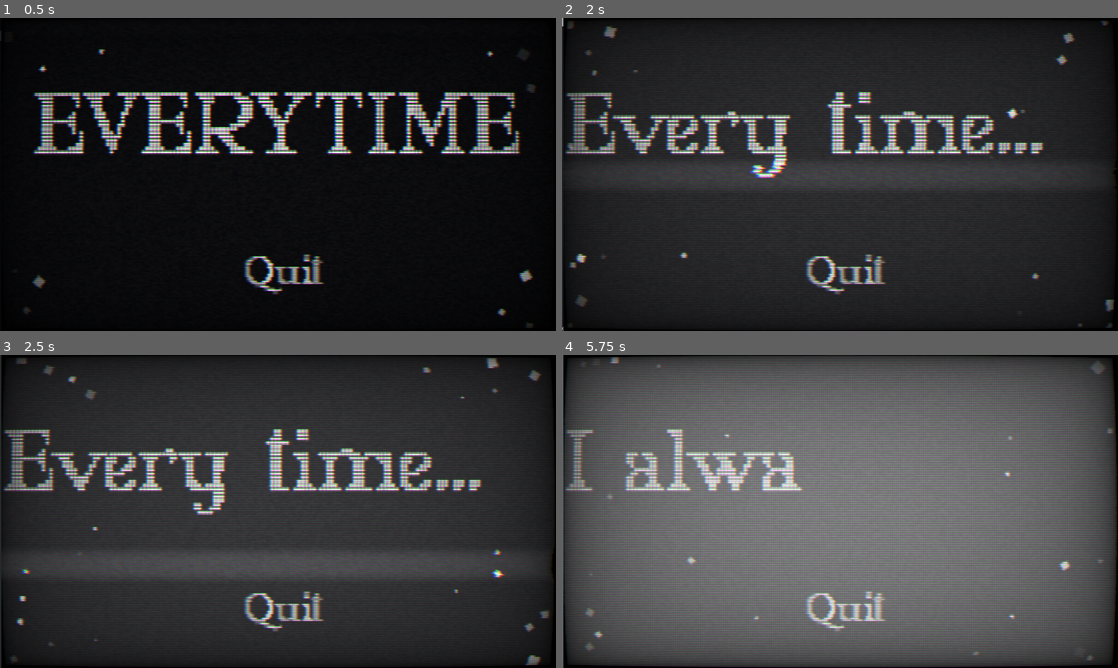
Above: before the commit, frames 1-4 (two rows, left to right).
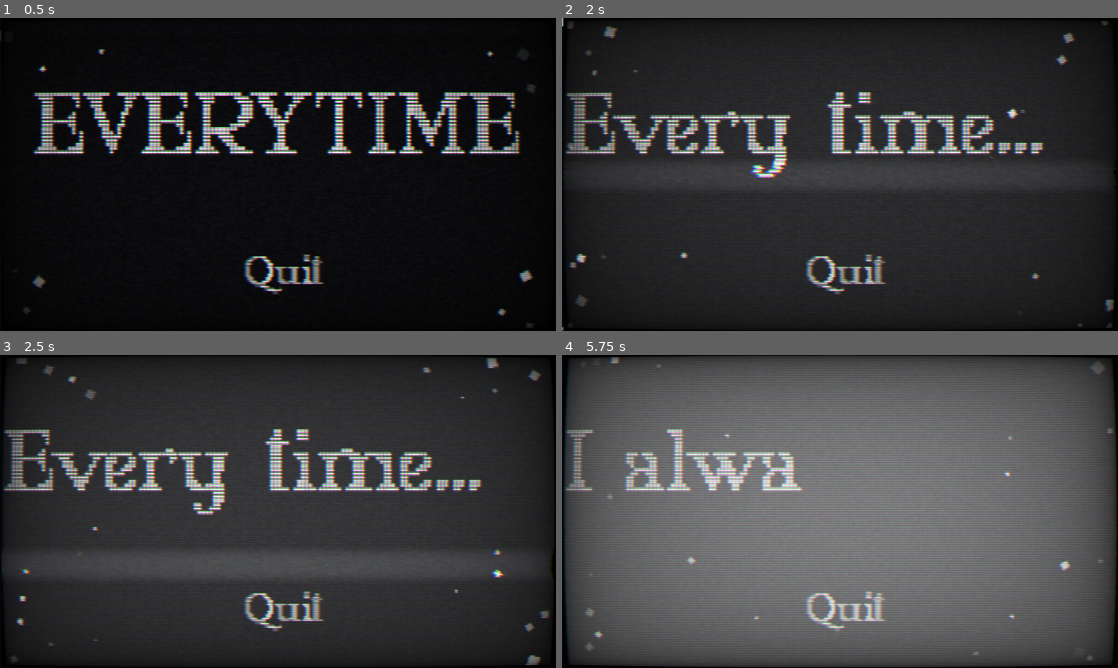
Above: after the commit, the same moments.

Repository: hasapupu/Everytime
Game: Godot game, scene res://nodes/game_manager.tscn
Same seed, same stepped clock (60 frames per second), same inputs: the game is played once before the commit and once after it.
Inputs (mouse positions are in pixels of both pictures, inside the frame that each line leads up to):
- Up to frame 1 (0.5 s): no input
- Up to frame 2 (2 s): click "EVERYTIME" at 0.5 s; click "Every tim" at 1.25 s
- Up to frame 3 (2.5 s): click "Every time..." at 2 s
- Up to frame 4 (5.75 s): click "Yo" at 2.75 s; click "com" at 3.5 s; move the mouse to (962, 495) at 4.27 s; move the mouse to (728, 527) at 5.02 s

Frame 1 is identical in both runs. In frame 2, 0.2% of the frame differs, in the area x 0-1%, y 2-100%; in frame 3, 0.2%; in frame 4, 0.4%, in the area x 0-1%, y 0-100%.

Commit message:
local events implemented

Diff:
--- /dev/null
+++ b/nodes/clock.tscn
@@ -0,0 +1,6 @@
+[gd_scene load_steps=2 format=3 uid="uid://cv8ja16cikwfa"]
+
+[ext_resource type="Script" path="res://scripts/clock.gd" id="1_ax6cl"]
+
+[node name="clock" type="Node"]
+script = ExtResource("1_ax6cl")
--- a/nodes/game_manager.tscn
+++ b/nodes/game_manager.tscn
@@ -1,8 +1,9 @@
-[gd_scene load_steps=5 format=3 uid="uid://7ugrknvkg5gq"]
+[gd_scene load_steps=6 format=3 uid="uid://7ugrknvkg5gq"]
 
 [ext_resource type="Script" path="res://scripts/gameManager.gd" id="1_ack48"]
 [ext_resource type="PackedScene" uid="uid://tgj36s73noo6" path="res://nodes/mainMenu.tscn" id="2_ufdgk"]
 [ext_resource type="Shader" path="res://scripts/crt.gdshader" id="3_nihmw"]
+[ext_resource type="PackedScene" uid="uid://cv8ja16cikwfa" path="res://nodes/clock.tscn" id="4_cnx5q"]
 
 [sub_resource type="ShaderMaterial" id="ShaderMaterial_arjyp"]
 shader = ExtResource("3_nihmw")
@@ -51,4 +52,6 @@
 wait_time = 0.5
 autostart = true
 
+[node name="clock" parent="." instance=ExtResource("4_cnx5q")]
+
 [connection signal="timeout" from="Timer" to="." method="_on_timer_timeout"]
--- /dev/null
+++ b/nodes/hubEvents.gd
@@ -0,0 +1,4 @@
+extends events
+
+func _ready():
+    contents = [event.new(50,{"You're still here?":0.5,"What do you want from me?":1,"Will you leave if I give you your own dimiension?":2,"Well you better, cuz I'm done entertaining you!": 0.5},load("res://sfx/yVoice.wav"),0.07,load("res://fonts/MARYJO__.ttf"),[])]
--- a/nodes/mainMenu.tscn
+++ b/nodes/mainMenu.tscn
@@ -1,8 +1,8 @@
 [gd_scene load_steps=9 format=3 uid="uid://tgj36s73noo6"]
 
 [ext_resource type="FontFile" uid="uid://c27mtehalfbm3" path="res://fonts/MARYJO__.ttf" id="1_pbu5d"]
-[ext_resource type="Script" path="res://nodes/startButton.gd" id="2_xm2qp"]
-[ext_resource type="Script" path="res://nodes/quit.gd" id="3_swqv5"]
+[ext_resource type="Script" path="res://scripts/startButton.gd" id="2_xm2qp"]
+[ext_resource type="Script" path="res://scripts/quit.gd" id="3_rxyho"]
 
 [sub_resource type="StyleBoxFlat" id="StyleBoxFlat_o2t13"]
 bg_color = Color(0.6, 0.6, 0.6, 0)
@@ -73,7 +73,7 @@
 theme_override_styles/focus = SubResource("StyleBoxFlat_o2t13")
 text = "                 Quit"
 alignment = 0
-script = ExtResource("3_swqv5")
+script = ExtResource("3_rxyho")
 
 [node name="Node" type="Node" parent="."]
 
@@ -156,9 +156,9 @@
 
 [node name="fade" type="ColorRect" parent="."]
 layout_mode = 0
-offset_left = -12.0
+offset_left = 1.0
 offset_top = -22.0
-offset_right = 513.0
+offset_right = 480.0
 offset_bottom = 296.0
 color = Color(1, 1, 1, 0)
 
--- a/nodes/sceneEnv.tscn
+++ b/nodes/sceneEnv.tscn
@@ -17,5 +17,6 @@
 offset_right = 479.0
 offset_bottom = 76.0
 theme_override_fonts/normal_font = ExtResource("1_cxcft")
+bbcode_enabled = true
 
 [node name="stageSelectNode" type="Node2D" parent="backGround"]
--- a/nodes/yScene.tscn
+++ b/nodes/yScene.tscn
@@ -1,8 +1,10 @@
-[gd_scene load_steps=4 format=3 uid="uid://ba0ntjjwvl81n"]
+[gd_scene load_steps=6 format=3 uid="uid://ba0ntjjwvl81n"]
 
 [ext_resource type="Texture2D" uid="uid://b1njlmmuubhbk" path="res://backgrounds/yDefault1.png" id="1_tqoxb"]
 [ext_resource type="Script" path="res://scripts/backGroundSprite.gd" id="2_pyap5"]
 [ext_resource type="Texture2D" uid="uid://dpuje5ux4457p" path="res://backgrounds/yDefault2.png" id="3_g7ldn"]
+[ext_resource type="PackedScene" uid="uid://cv8ja16cikwfa" path="res://nodes/clock.tscn" id="4_23m65"]
+[ext_resource type="Script" path="res://nodes/hubEvents.gd" id="5_3ulhn"]
 
 [node name="Sprite2D" type="Sprite2D"]
 position = Vector2(240, 135)
@@ -10,3 +12,9 @@
 script = ExtResource("2_pyap5")
 tOne = ExtResource("1_tqoxb")
 tTwo = ExtResource("3_g7ldn")
+unitName = "hubScene"
+
+[node name="clock" parent="." instance=ExtResource("4_23m65")]
+
+[node name="events" type="Node" parent="."]
+script = ExtResource("5_3ulhn")
--- a/scripts/backGroundSprite.gd
+++ b/scripts/backGroundSprite.gd
@@ -2,10 +2,18 @@
 
 @export var tOne: Texture2D
 @export var tTwo: Texture2D
+@export var unitName: String
 var isChanged := false
+@onready var myTime: clockCustom = get_node("clock")
+@onready var myEvents : events = get_node("events")
+@onready var papito: daddyMaster
 
 func _ready():
-	get_tree().root.get_node("gameManager").squiggle.connect(_change_sprite)
+	papito = get_tree().root.get_node("gameManager")
+	papito.squiggle.connect(_change_sprite)
+	if papito.eventIndexes.has(unitName) == false:
+		papito.eventIndexes[unitName] = 0
+	myTime.tick.connect(checkForEvent)
 
 func _change_sprite():
 	if isChanged:
@@ -14,3 +22,14 @@
 		texture = tTwo
 
 	isChanged = !isChanged
+
+func checkForEvent(currentTime):
+	if papito.eventIndexes[unitName] < myEvents.contents.size():
+		if myEvents.contents[papito.eventIndexes[unitName]].time == currentTime:
+			if myEvents.contents[papito.eventIndexes[unitName]].dialogueText.keys().size() > 0:
+				var painTemp = myEvents.contents[papito.eventIndexes[unitName]] as event
+				papito._print(painTemp.dialogueText,painTemp.dialogueVoice,painTemp.dialogueDelay,painTemp.dialogueFont)
+			if myEvents.contents[papito.eventIndexes[unitName]].replacingSprites.size() > 0:
+				tOne = myEvents.contents[papito.eventIndexes[unitName]].replacingSprites[0]
+				tTwo = myEvents.contents[papito.eventIndexes[unitName]].replacingSprites[1]
+			papito.eventIndexes[unitName] += 1
--- /dev/null
+++ b/scripts/changeEvent.gd
@@ -0,0 +1,16 @@
+class_name event extends Node
+
+var time: int
+var dialogueText: Dictionary
+var dialogueVoice: AudioStream
+var dialogueDelay: float
+var dialogueFont: FontFile
+var replacingSprites: Array
+
+func _init(initTime: int,initText:Dictionary,initVoice:AudioStream,initDelay:float,initFont:FontFile,initSprites:Array):
+    time = initTime
+    dialogueText = initText
+    dialogueVoice = initVoice
+    dialogueDelay = initDelay
+    dialogueFont = initFont
+    replacingSprites = initSprites
--- /dev/null
+++ b/scripts/clock.gd
@@ -0,0 +1,13 @@
+class_name clockCustom extends Node
+
+var time := 0
+signal tick(currentTime)
+
+func _ready():
+    calcUp()
+
+func calcUp():
+    await get_tree().create_timer(1).timeout
+    time += 1
+    tick.emit(time)
+    calcUp()
--- /dev/null
+++ b/scripts/events.gd
@@ -0,0 +1,3 @@
+class_name events extends Node
+
+var contents: Array
--- a/scripts/gameManager.gd
+++ b/scripts/gameManager.gd
@@ -9,46 +9,50 @@
 var mainTextbox: RichTextLabel
 signal squiggle
 var plUINode: Node2D
-
+@onready var mainTime: clockCustom = get_node("clock")
+var events := []
+var eventIndexes = {}
 
 func playSfx(sfx: AudioStream):
-    sfxManager.stream_paused = false
-    sfxManager.stream = sfx
-    sfxManager.playing = true
+	sfxManager.stream_paused = false
+	sfxManager.stream = sfx
+	sfxManager.playing = true
 
 func sendPlayerWritingStoppedSignal():
-    playerButtonStoppedWriting.emit()
+	playerButtonStoppedWriting.emit()
 
 func loadScene(path: String):
-    for i in loadedSceneNoEnv.get_children():
-        i.queue_free()
-    var tempS = load(path).instantiate()
-    loadedSceneNoEnv.add_child(tempS)
+	for i in loadedSceneNoEnv.get_children():
+		i.queue_free()
+	var tempS = load(path).instantiate()
+	loadedSceneNoEnv.add_child(tempS)
 
 func startMainLoop():
-    for i in loadedScene.get_children():
-        i.queue_free()
-    var tempUI = playerUI.instantiate()
-    loadedScene.add_child(tempUI)
-    plUINode = tempUI.get_node("backGround/stageSelectNode")
-    mainTextbox = tempUI.get_node("backGround/textBoxNode/mainTextBox")
-    loadedSceneNoEnv = Node2D.new()
-    loadedScene.add_child(loadedSceneNoEnv)
-    loadScene("res://nodes/yScene.tscn")
-    await get_tree().create_timer(1).timeout
-    _print({"You're back?": 0.7,"What, was staring into the white void so boring you'd rather talk to me instead?": 0.7,"To be honest, I can't relate.": 1},load("res://sfx/yVoice.wav"),0.07,load("res://fonts/MARYJO__.ttf"))
+	for i in loadedScene.get_children():
+		i.queue_free()
+	var tempUI = playerUI.instantiate()
+	loadedScene.add_child(tempUI)
+	plUINode = tempUI.get_node("backGround/stageSelectNode")
+	mainTextbox = tempUI.get_node("backGround/textBoxNode/mainTextBox")
+	loadedSceneNoEnv = Node2D.new()
+	loadedScene.add_child(loadedSceneNoEnv)
+	loadScene("res://nodes/yScene.tscn")
+	await get_tree().create_timer(1).timeout
+	_print({"You're back?": 0.7,"What, was staring into the white void so boring you'd rather talk to me instead?": 0.7,"To be honest, I can't relate.": 1},load("res://sfx/yVoice.wav"),0.07,load("res://fonts/MARYJO__.ttf"))
 
 func _on_timer_timeout():
-    squiggle.emit()
+	squiggle.emit()
 
 func _print(inp: Dictionary,sfx: AudioStream, delay: float, ft:FontFile):
-    plUINode.visible = false
-    mainTextbox.get_parent().visible = true
-    var _writer = writer.new()
-    _writer.finished.connect(finishPrinting)
-    await _writer.writeTo(mainTextbox,inp,sfx,delay,ft,self)
+	plUINode.visible = false
+	mainTextbox.get_parent().visible = true
+	var _writer = writer.new()
+	_writer.finished.connect(finishPrinting)
+	await _writer.writeTo(mainTextbox,inp,sfx,delay,ft,self)
 
 func finishPrinting():
-    plUINode.visible = true
-    mainTextbox.text = ""
-    mainTextbox.get_parent().visible = false
+	plUINode.visible = true
+	mainTextbox.text = ""
+	mainTextbox.get_parent().visible = false
+
+#func checkForEvent
Empty file added: clock.gd
Renamed: nodes/quit.gd -> scripts/quit.gd
Renamed: nodes/startButton.gd -> scripts/startButton.gd
